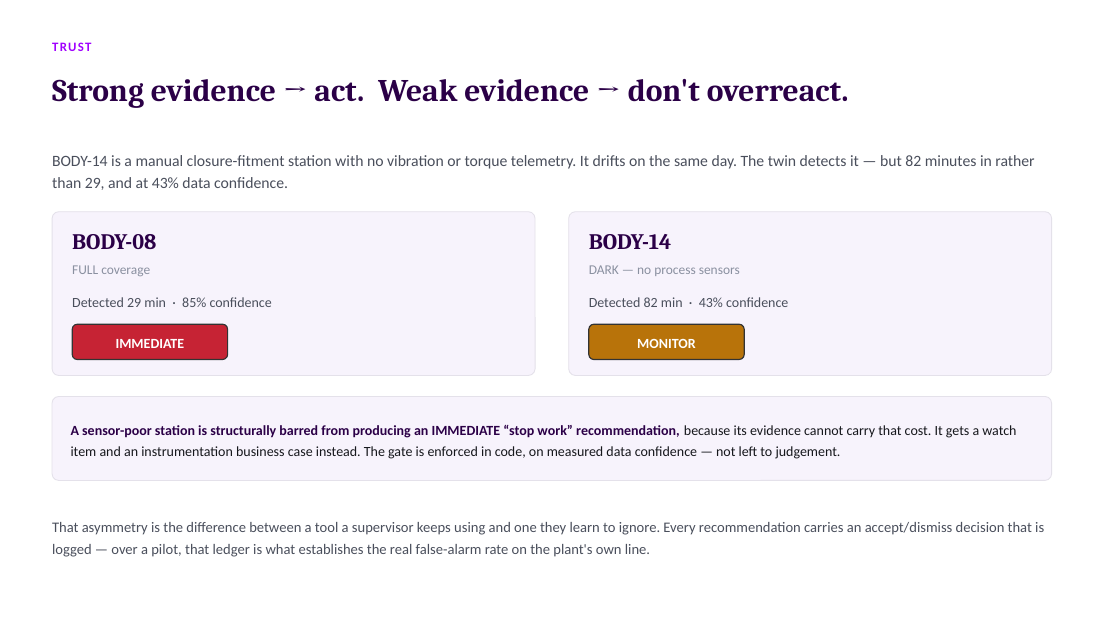
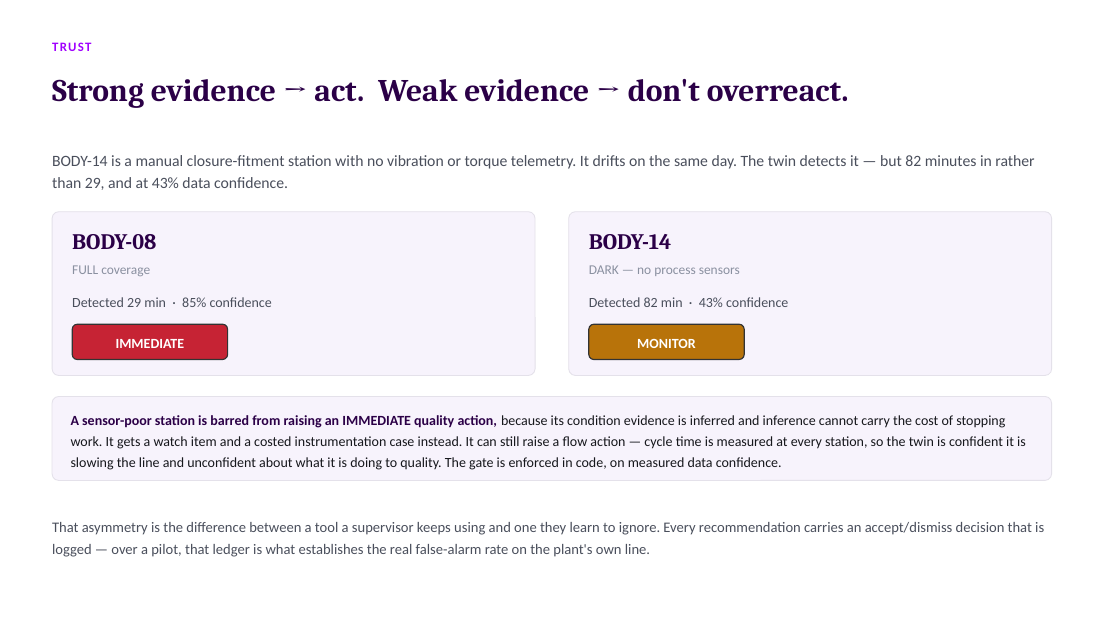
Before and after one commit to avinas29/smartfactory-twin, a slide deck: slide 10 of docs/SmartFactory-Twin-Business-Proposal.pptx. Drawn at 1120x630 pixels with LibreOffice and Linux fonts; fonts in the diff are those of the drawing. Boxes give left, top, right and bottom in pixels: in the first picture for what was removed or moved away, otherwise in the second. Text is boxed around its words. In the diff, an @@ line names an element or a change of style, - is before the commit and + after.

```diff
--- a/docs/SmartFactory-Twin-Business-Proposal.pptx
+++ b/docs/SmartFactory-Twin-Business-Proposal.pptx
@@ text at bbox=[71, 415, 1026, 470]: text changed @@
-A sensor-poor station is structurally barred from producing an IMMEDIATE “stop work” recommendation, because its evidence cannot carry that cost. It gets a watch item and an instrumentation business case instead. The gate is enforced in code, on measured data confidence — not left to judgement.
+A sensor-poor station is barred from raising an IMMEDIATE quality action, because its condition evidence is inferred and inference cannot carry the cost of stopping work. It gets a watch item and a costed instrumentation case instead. It can still raise a flow action — cycle time is measured at every station, so the twin is confident it is slowing the line and unconfident about what it is doing to quality. The gate is enforced in code, on measured data confidence.
```
Also in this commit, not shown: 1 other slide changed, 11 other files.
